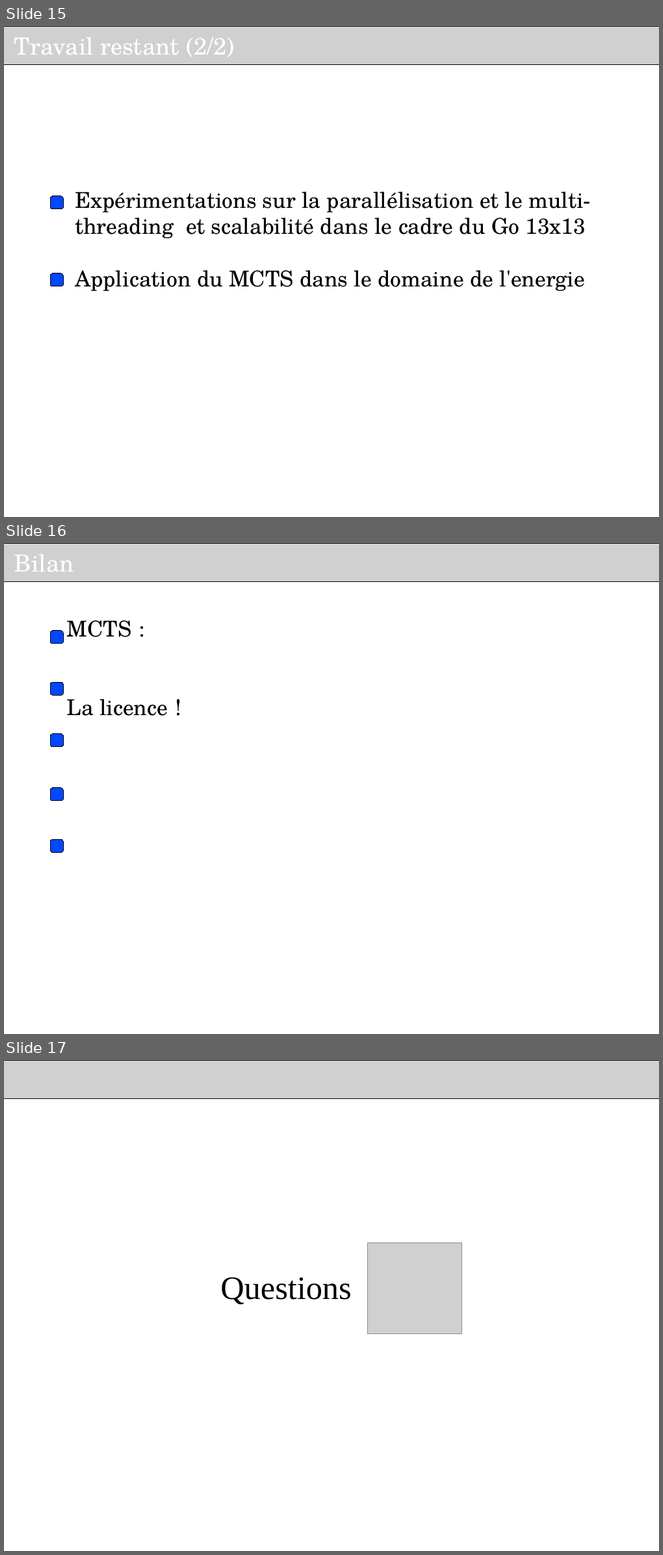
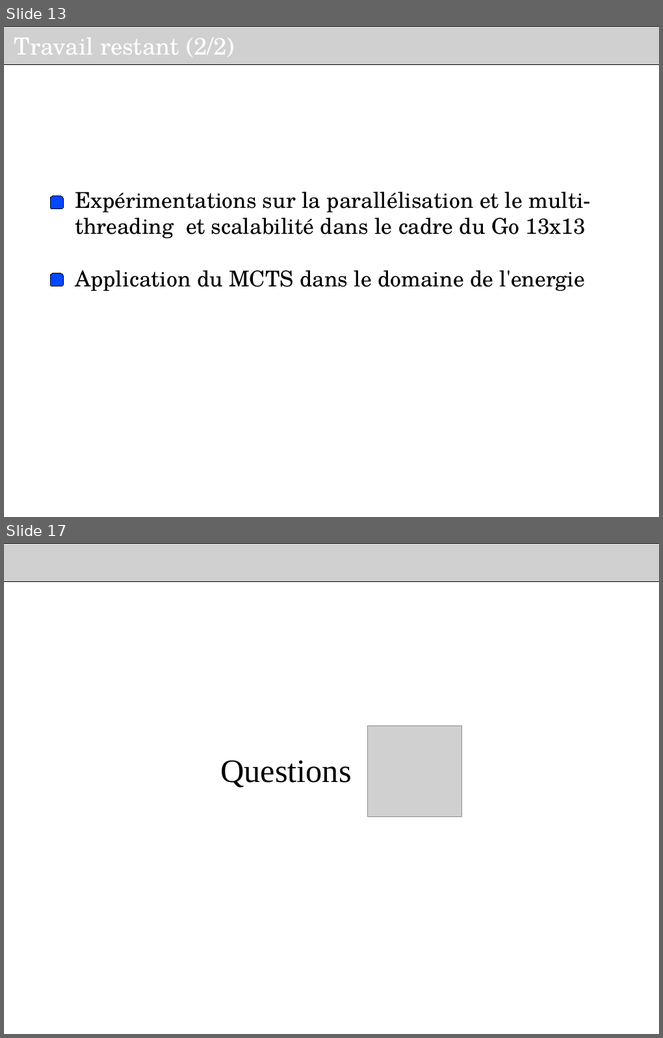
Before and after one commit to haspeleo/Android-Dev, a slide deck: MCTS/Soutenance_INRIA_V2.odp. Shown one above the other, each under a label of ours: slides 15, 16 and 17 before the commit, slides 13 and 17 after it; the slides between them are not shown. The pictures are 663x1555 and 663x1038 pixels, drawn with LibreOffice and Linux fonts; fonts in the diff are those of the drawing; grey boxes stand for pictures; background and template pictures are left out. Boxes give left, top, right and bottom in pixels: in the first picture for what was removed or moved away, otherwise in the second. Text is boxed around its words. In the diff, an @@ line names an element or a change of style, - is before the commit and + after.

```diff
--- a/MCTS/Soutenance_INRIA_V2.odp
+++ b/MCTS/Soutenance_INRIA_V2.odp
@@ slide 16 removed at [4, 543, 659, 1034], background #FFFFFF @@
@@ picture removed at [4, 543, 659, 581] @@
-Bilan
@@ text removed at [67, 620, 168, 716] @@
-MCTS :
-La licence !
@@ rounded rectangle removed at [51, 631, 64, 644] @@
@@ rounded rectangle removed at [51, 683, 64, 696] @@
@@ rounded rectangle removed at [51, 733, 64, 746] @@
@@ rounded rectangle removed at [51, 788, 64, 801] @@
@@ rounded rectangle removed at [51, 840, 64, 853] @@
@@ what was slide 15 is now slide 13 @@
```
Also in this commit, not shown: 6 slides changed, 4 slides added, 3 other slides removed, 1 other file.
